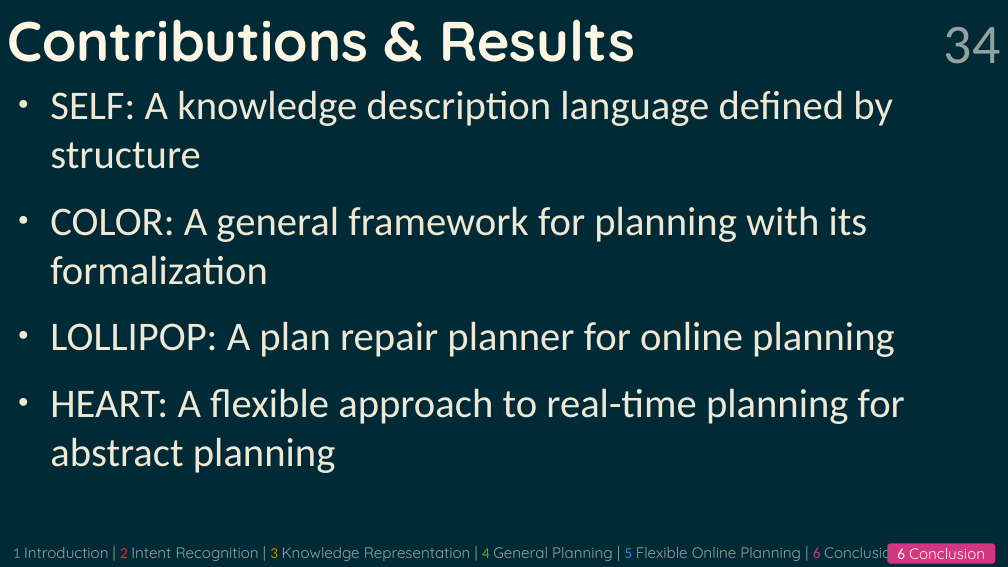
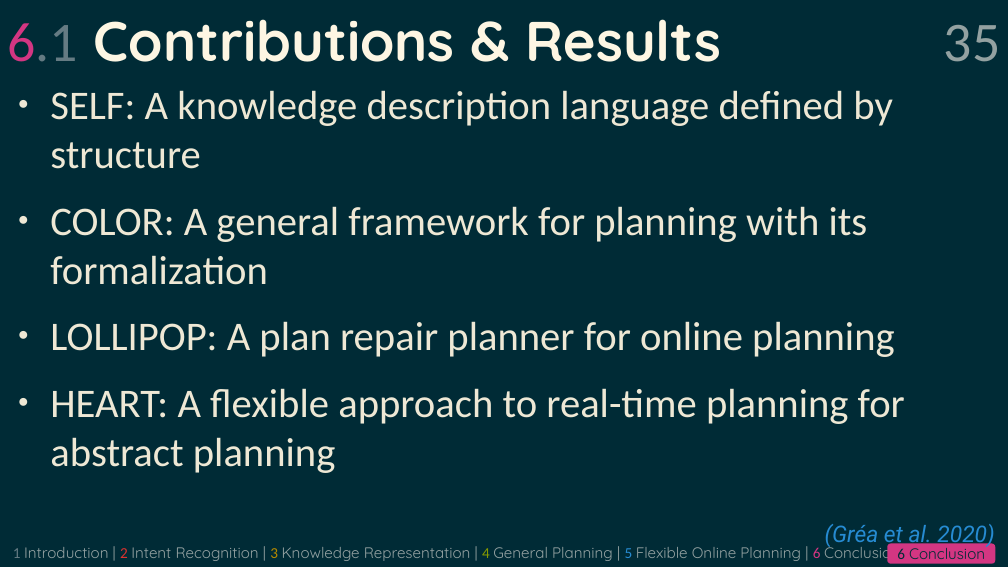
Before and after one commit to grea09/gennio, a slide deck: slide 35 of doc/defense.odp (slide 34 before the commit). Drawn at 1008x567 pixels with LibreOffice and Linux fonts; fonts in the diff are those of the drawing. Boxes give left, top, right and bottom in pixels: in the first picture for what was removed or moved away, otherwise in the second. Text is boxed around its words. In the diff, an @@ line names an element or a change of style, - is before the commit and + after.

```diff
--- a/doc/defense.odp
+++ b/doc/defense.odp
@@ title at box(7, 19, 722, 62): text changed @@
-Contributions & Results
+6.1 Contributions & Results
@@ page number at box(944, 25, 1001, 62): vertical alignment top to middle @@
@@ page number at box(944, 25, 1001, 62): text changed @@
-34
+35
@@ text added at box(825, 524, 994, 548), 18 pt, text #268BD2, italic @@
+(Gréa et al. 2020)
@@ rounded rectangle "6 Conclusion" at box(887, 543, 995, 563): text colour #FDF6E3 to #002B36 @@
```
Also in this commit, not shown: 25 other slides changed, 1 slide added, 50 other files.
